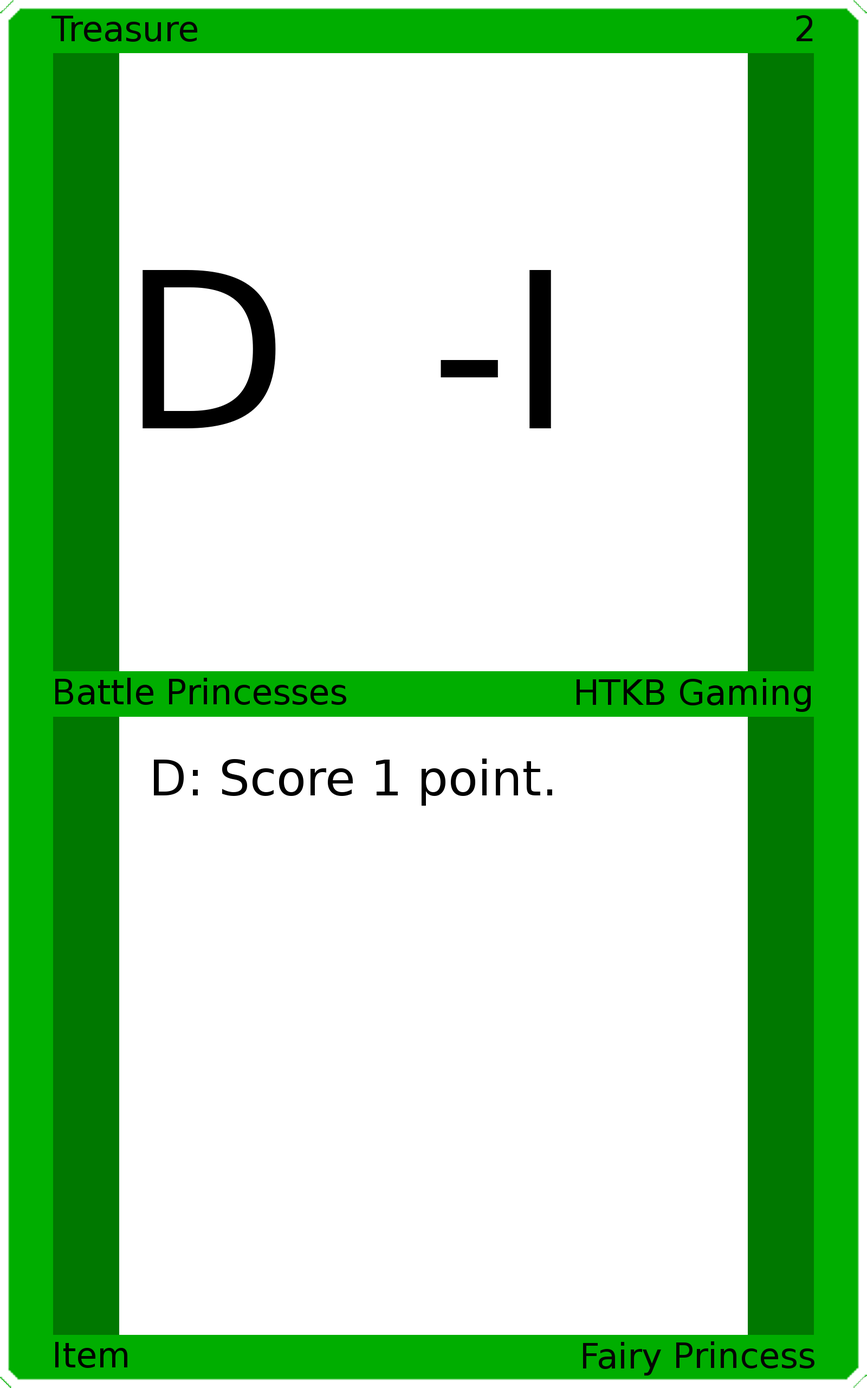
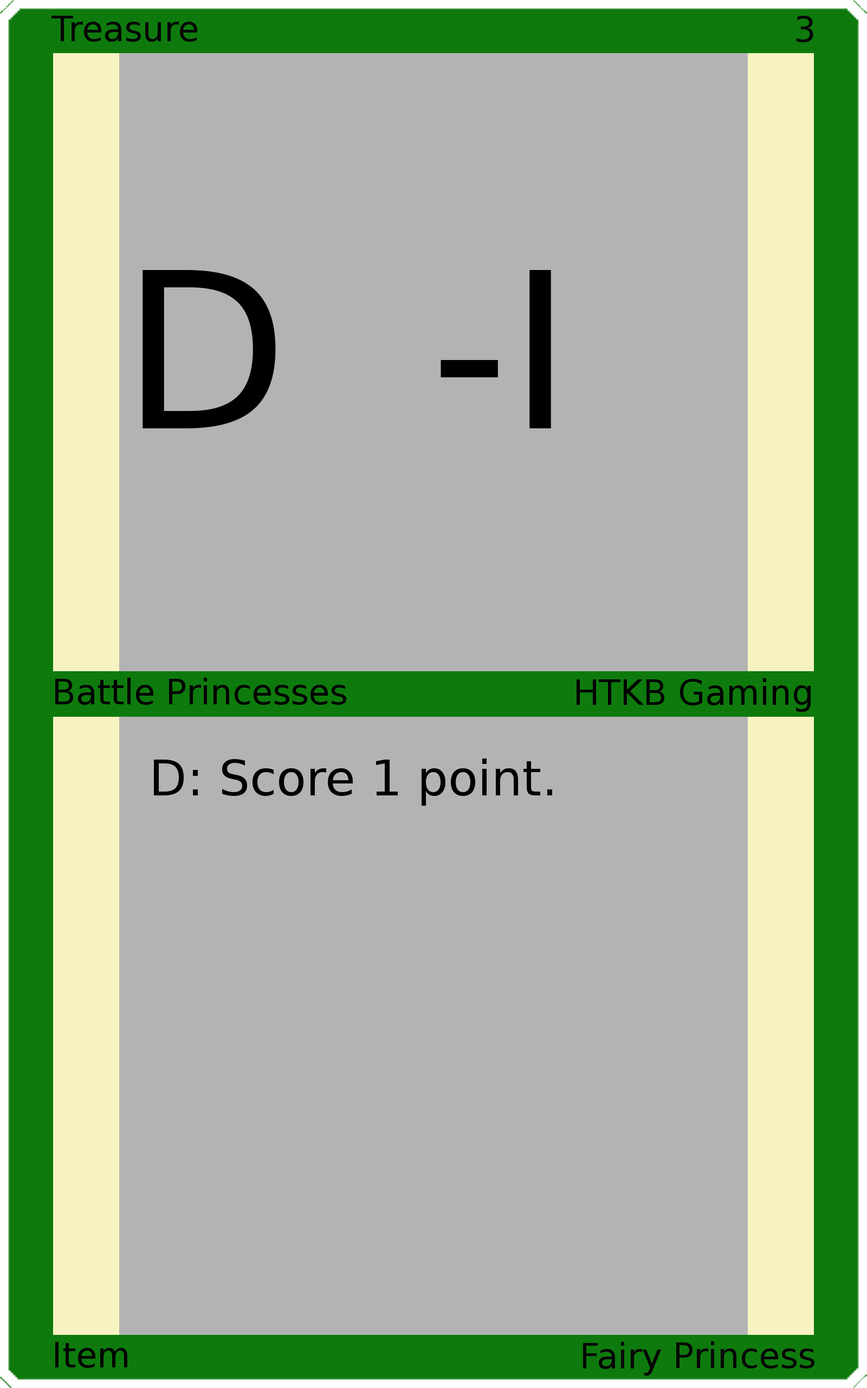
The second (867, 1388) image is a revision of the first. Changes to its layers:
painted on "Upper Right" over [796, 15, 814, 43]
painted on "Border" over [0, 0, 867, 1388]
painted on "Top Background" over [119, 52, 748, 673]
painted on "Bottom Background" over [119, 715, 748, 1336]
painted on "Background" over [35, 35, 832, 1352]
